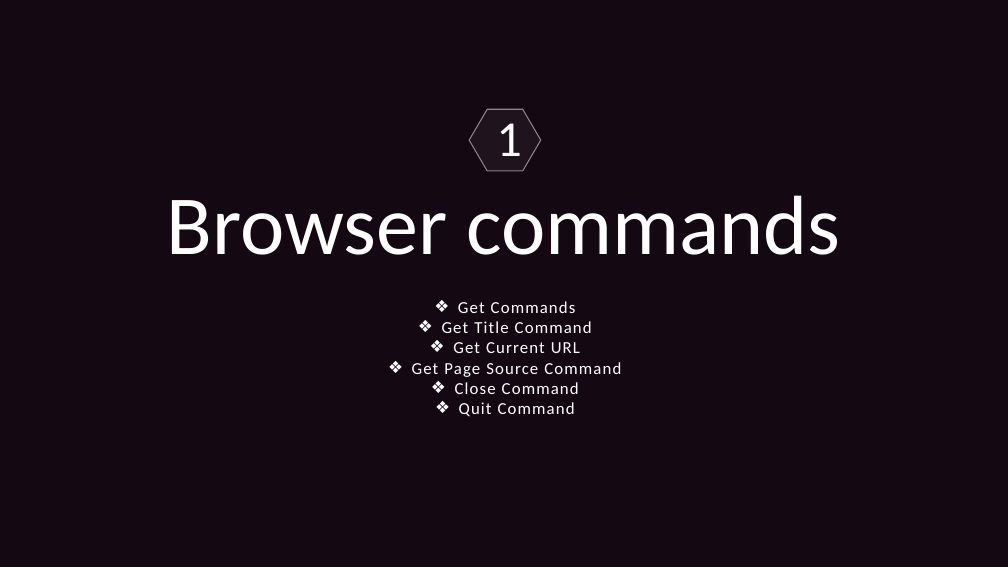
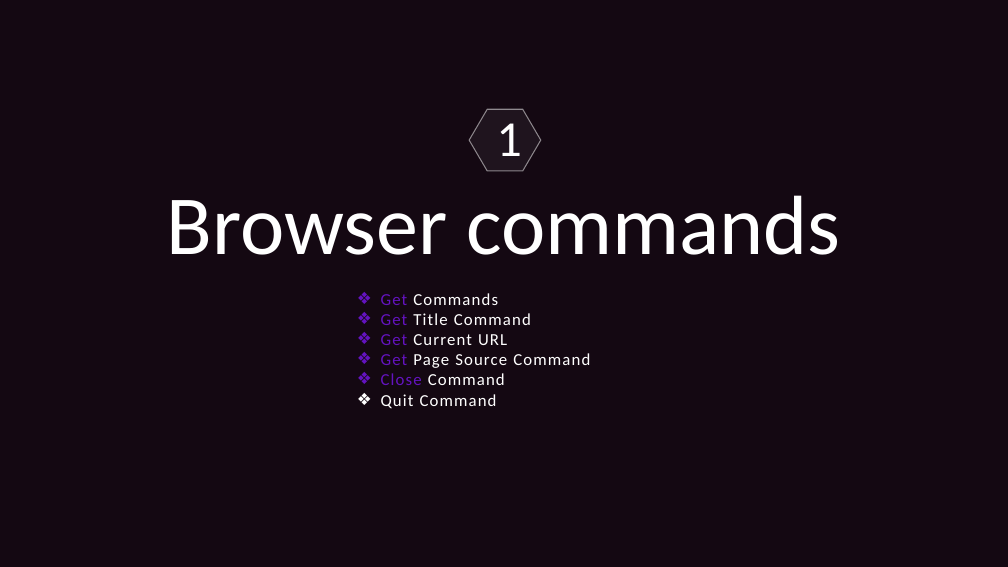
Before and after one commit to Ajin007/IRC_Docs, a slide deck: slide 9 of Students PPT.pptx (slide 8 before the commit). Drawn at 1008x567 pixels with LibreOffice and Linux fonts; fonts in the diff are those of the drawing. Boxes give left, top, right and bottom in pixels: in the first picture for what was removed or moved away, otherwise in the second. Text is boxed around its words. In the diff, an @@ line names an element or a change of style, - is before the commit and + after.

```diff
--- a/Students PPT.pptx
+++ b/Students PPT.pptx
@@ text "Get Commands" moved from (x1=412, y1=301, x2=621, y2=417) to (x1=381, y1=293, x2=590, y2=409) @@
@@ text "Get Commands" at (x1=381, y1=293, x2=590, y2=409): text colour #FFFFFF to #6413C0 in "Get", "Get", "Get", "Get" and 1 more places; alignment centre to left @@
```
Also in this commit, not shown: 7 other slides changed, 33 slides added, 1 slide removed.
